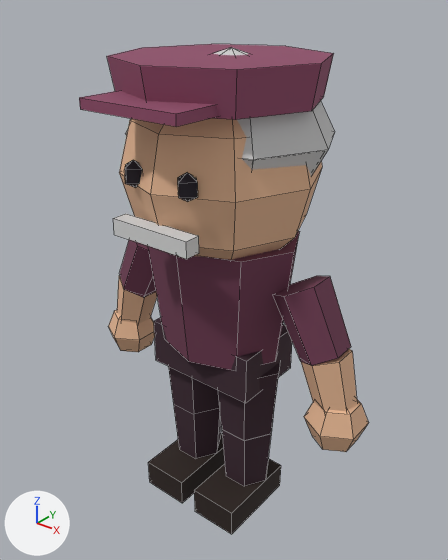
Two versions of the Blender file assets/game-modes/taki-takma/source-blend/character_baba_gelin.blend, one commit apart.
One viewpoint serves both versions: a 50 mm camera at (1.156, -1.438, 1.741) aimed at (0.004, 0.003, 0.849). The axes (+X, +Y, +Z) are drawn at lower left. The lights are the same throughout. The older version comes first. Mesh edges are drawn as thin lines.

The first picture shows 'Character_baba_gelin'.
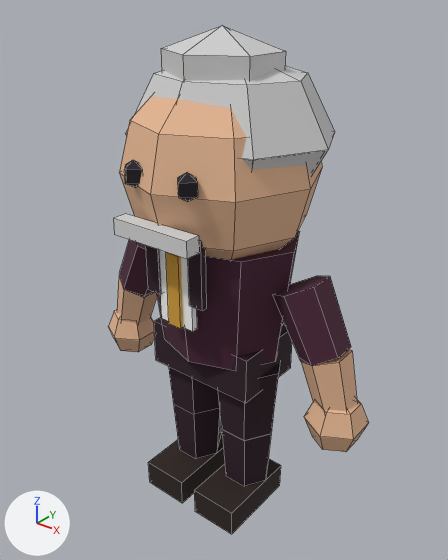
Boxes [x1, y1, x2, y2] around the edits, measured in the pictures (448 x 560 px; the box of a moved part takes in the faces that stretch with it):
'Character_baba_gelin', reshaped (10% narrower)
    before: [79, 44, 369, 534]
    after: [109, 26, 369, 534]
part 1 of me_character_baba_gelin, added
    after: [159, 250, 197, 331]
part 2 of me_character_baba_gelin, added (brown)
    after: [166, 252, 183, 328]
part 3 of me_character_baba_gelin, added
    after: [188, 240, 207, 310]
part 4 of me_character_baba_gelin, added
    after: [161, 26, 286, 81]
part 5 of me_character_baba_gelin, deleted (brown)
    before: [107, 44, 334, 120]
part 6 of me_character_baba_gelin, moved or reshaped
    before: [79, 90, 218, 127]
    after: [146, 245, 162, 294]
part 7 of me_character_baba_gelin, recoloured (brown to dark purple)
    before: [79, 90, 351, 373]
    after: [119, 231, 351, 373]

The change, as a list of edits to the scene's bpy script:
```text
Change me_character_baba_gelin:
    used by ob_character_baba_gelin; location = (0.0, 0.0, 0.0)
    remove me_character_baba_gelin.from_pydata(...)  # 322 vertices, 298 faces; spans x -0.54..0.54, y -0.38..0.33, z 0.0..1.57
    add me_character_baba_gelin.from_pydata(...)  # 344 vertices, 324 faces; spans x -0.54..0.54, y -0.33..0.33, z 0.0..1.63
    me_character_baba_gelin part 1: a new loose piece, a box spanning x -0.065..0.065, y -0.225..-0.205, z 0.78..1.08, in mat_toy
    me_character_baba_gelin part 2: a new loose piece, a box spanning x -0.025..0.025, y -0.235..-0.215, z 0.78..1.02, in mat_toy
    me_character_baba_gelin part 3: a new loose piece, a box spanning x 0.06..0.11, y -0.232..-0.212, z 0.87..1.09, in mat_toy
    me_character_baba_gelin part 4: a new loose piece, a UV sphere (6 segments, 3 rings, poles along z) spanning x -0.16..0.16, y -0.16..0.16, z 1.37..1.63, in mat_toy
    me_character_baba_gelin part 5: the loose piece of 16 vertices spanning x -0.32..0.32, y -0.32..0.32, z 1.43..1.55 is deleted
    me_character_baba_gelin part 6
    4 vertices are removed from x -0.17..0.17, y -0.38..-0.22, z 1.44
    5 faces are deleted
    4 vertices move from x -0.17..0.17, y -0.38..-0.22, z 1.47 to x -0.11..-0.06, y -0.23..-0.21, z 1.09
    4 vertices are added at (-0.11, -0.23, 0.87), (-0.11, -0.21, 0.87), (-0.06, -0.23, 0.87), (-0.06, -0.21, 0.87)
    5 new faces join them
    me_character_baba_gelin part 7: 65 kept faces spanning x -0.46..0.46, y -0.23..0.22, z 0.1..1.09 get new vertex colours; the middle colour goes from brown #3b2430 to dark purple #2c1422
```
